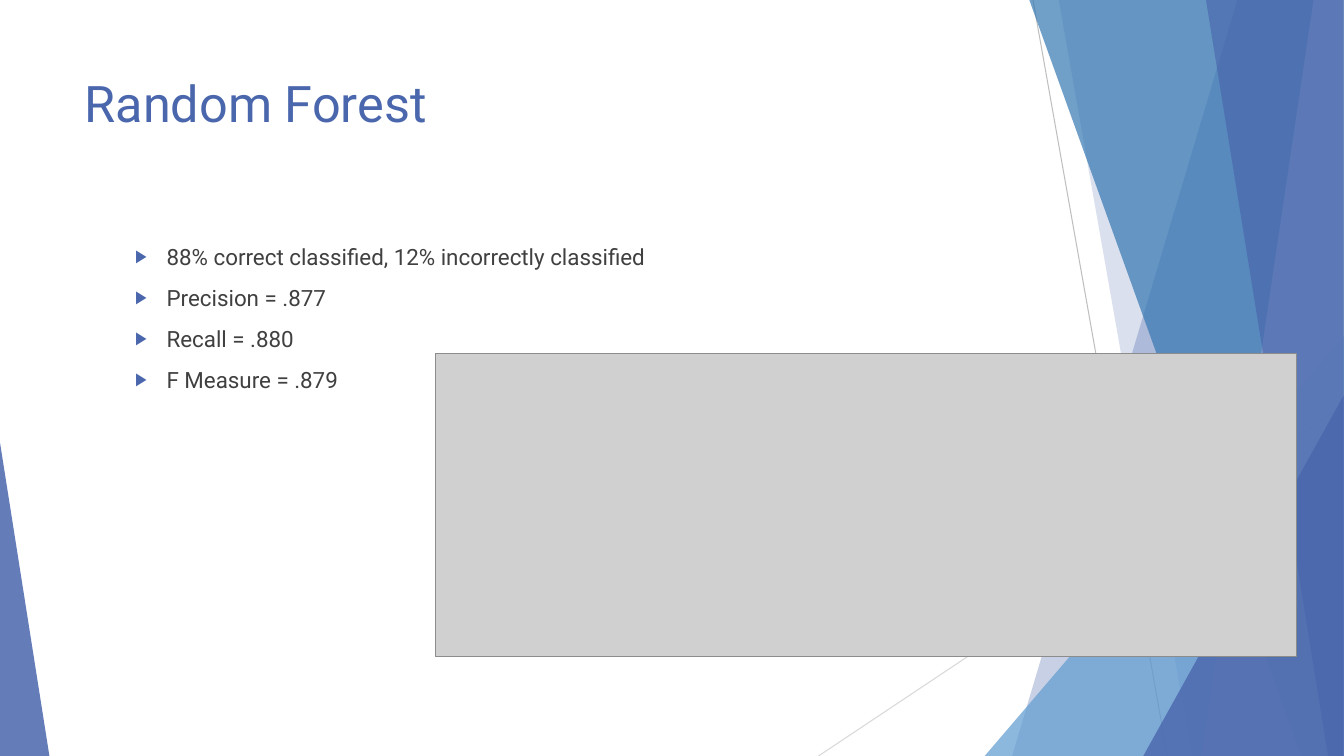
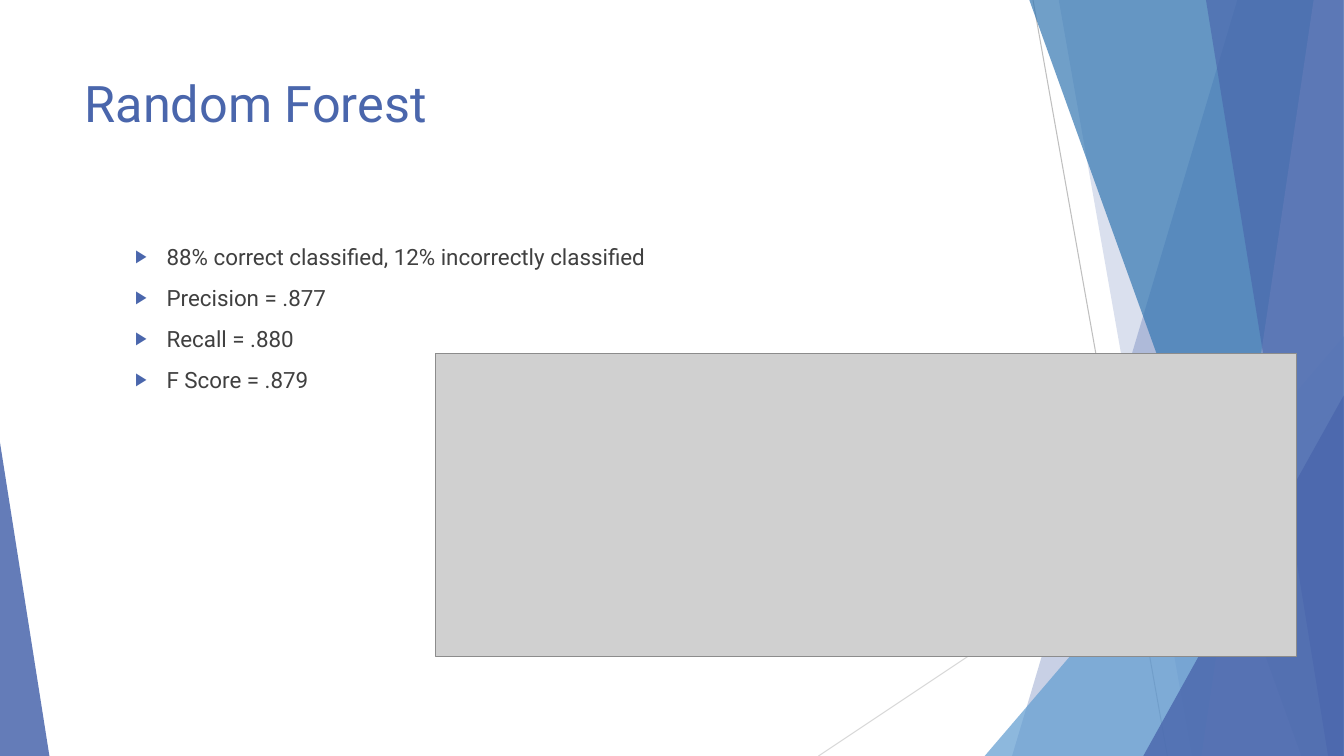
Before and after one commit to ndarwich/Crash-Analysis, a slide deck: slide 38 of Slides/An Investigation.pptx. Drawn at 1344x756 pixels with LibreOffice and Linux fonts; fonts in the diff are those of the drawing; grey boxes stand for pictures. Boxes give left, top, right and bottom in pixels: in the first picture for what was removed or moved away, otherwise in the second. Text is boxed around its words. In the diff, an @@ line names an element or a change of style, - is before the commit and + after.

```diff
--- a/Slides/An Investigation.pptx
+++ b/Slides/An Investigation.pptx
@@ text at (x1=167, y1=372, x2=309, y2=388): text changed @@
-  ▶ F Measure = .879
+  ▶ F Score = .879
```
Also in this commit, not shown: 5 other slides changed.
